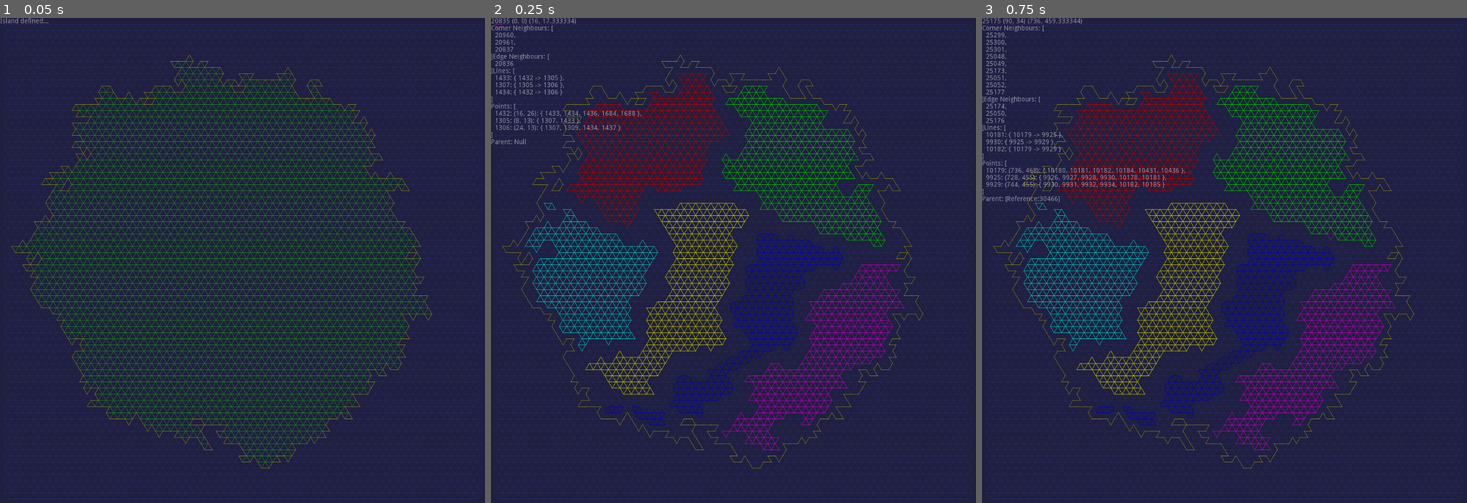
Above: before the commit, frames 1-3 (left to right).
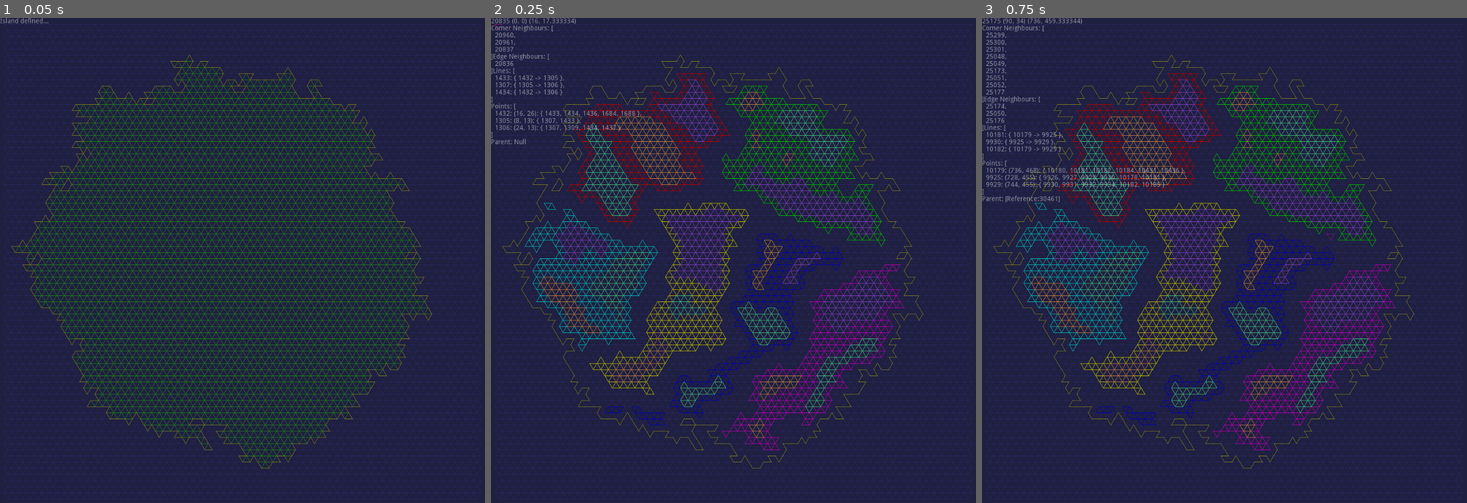
Above: after the commit, the same moments.

Repository: MichaelReel/2DMapGen_2022
Game: Godot game, scene res://PixelDrawn/TriBlobs.tscn
Two runs of this game, one before a commit and one after it. Both use one fixed random seed, a clock stepped at 60 frames per second and the inputs below. This scene is started directly instead of the project's main scene.
Inputs (mouse positions are in pixels of both pictures, inside the frame that each line leads up to):
- Up to frame 1 (0.05 s): no input
- Up to frame 2 (0.25 s): no input
- Up to frame 3 (0.75 s): tap Enter at 0.5 s; move the mouse to (1331, 236) at 0.52 s; click (1331, 236) at 0.67 s

Frame 1 is identical in both runs. In frame 2, 4.4% of the frame differs, in the area x 10-83%, y 12-87%; in frame 3, 4.4%.

Commit message:
Added sub-regions to regions, not going to refractor yet

Diff:
--- a/PixelDrawn/TriBlobs.gd
+++ b/PixelDrawn/TriBlobs.gd
@@ -3,12 +3,13 @@
 onready var status_label := $RichTextLabel
 onready var image := Image.new()
 onready var imageTexture := ImageTexture.new()
-onready var rng := RandomNumberGenerator.new()
 onready var ready := false
 onready var blob_done := false
 onready var edges_done := false
 onready var regions_done := false
+onready var sub_regions_done := false
 onready var borders_done := false
+onready var sub_borders_done := false
 
 const CELL_EDGE := 16.0
 const SEA_COLOR := Color8(32, 32, 64, 255)
@@ -27,12 +28,19 @@
 	Color8(192,   0, 192, 255),
 ]
 
+const SUB_REGION_COLORS := [
+	Color8(192, 128,  64, 255),
+	Color8( 64, 192, 128, 255),
+	Color8(128,  64, 192, 255),
+]
+
 const FRAME_TIME_MILLIS := 30
 
 var base_grid: BaseGrid
 var land_blob: TriBlob
 var mouse_tracker: MouseTracker
 var region_manager: RegionManager
+var sub_regions_manager: SubRegionManager
 
 
 class BasePoint:
@@ -413,15 +421,13 @@
 class TriBlob:
 	var _grid: BaseGrid
 	var _cells: Array
-	var _rng: RandomNumberGenerator
 	var _cell_limit: int
 	var _blob_front: Array
 	var _perimeter: Array
 
-	func _init(grid: BaseGrid, rng: RandomNumberGenerator, cell_limit: int = 1):
+	func _init(grid: BaseGrid, cell_limit: int = 1):
 		_grid = grid
 		_cells = []
-		_rng = rng
 		_cell_limit = cell_limit
 		_blob_front = []
 		_perimeter = []
@@ -478,7 +484,7 @@
 		var frame_end = OS.get_ticks_msec() + FRAME_TIME_MILLIS
 
 		while OS.get_ticks_msec() < frame_end and _cells.size() < _cell_limit:
-			_blob_front.shuffle()  # Note: uses the global rng
+			_blob_front.shuffle()
 			add_triangle_as_cell(_blob_front.back())
 
 		return false
@@ -512,7 +518,6 @@
 	var _debug_color: Color
 	var _cells: Array
 	var _region_front: Array
-	var _border_cells: Array
 
 	func _init(parent: TriBlob, start_triangle: BaseTriangle, debug_color: Color) -> void:
 		_parent = parent
@@ -537,17 +542,33 @@
 			if not neighbour in _region_front:
 				_region_front.append(neighbour)
 
+	func remove_triangle_as_cell(triangle: BaseTriangle) -> void:
+			triangle.set_parent(_parent)
+			_cells.erase(triangle)
+
 	func draw_triangles(image: Image) -> void:
 		for cell in _cells:
-			if not cell in _border_cells:
-				cell.draw_triangle_on_image(image, _debug_color)
+			cell.draw_triangle_on_image(image, _debug_color)
 
 	func find_borders() -> void:
+		var border_cells: Array = []
 		for cell in _cells:
 			if cell.count_neighbours_with_parent(self) < 3:
-				_border_cells.append(cell)
+				border_cells.append(cell)
 			elif cell.count_corner_neighbours_with_parent(self) < 9:
-				_border_cells.append(cell)
+				border_cells.append(cell)
+		# Return the border cells to the parent
+		for border_cell in border_cells:
+			remove_triangle_as_cell(border_cell)
+
+	func get_some_triangles(count: int) -> Array:
+		var random_cells = []
+		for _i in range(count):
+			random_cells.append(_cells[randi() % len(_cells)])
+		return random_cells
+
+	func get_debug_color() -> Color:
+		return _debug_color
 
 
 class RegionManager:
@@ -580,20 +601,110 @@
 		for region in _regions:
 			region.find_borders()
 
+	func get_regions() -> Array:
+		return _regions
+
+
+# I feel like I will look into refactoring this with the above:
+class SubRegion:
+	var _parent: Region
+	var _debug_color: Color
+	var _cells: Array
+	var _region_front: Array
+
+	func _init(parent: Region, start_triangle: BaseTriangle, debug_color: Color) -> void:
+		_parent = parent
+		_debug_color = debug_color
+		_cells = []
+		_region_front = [start_triangle]
+
+	func expand_tick() -> bool:
+		if _region_front.empty():
+			return true
+		_region_front.shuffle()
+		add_triangle_as_cell(_region_front.back())
+		return false
+
+	func add_triangle_as_cell(triangle: BaseTriangle) -> void:
+		triangle.set_parent(self)
+		_cells.append(triangle)
+		# Remove this one from the _blob_front
+		_region_front.erase(triangle)
+		# Add neighbours to _blob_front
+		for neighbour in triangle.get_neighbours_with_parent(_parent):
+			if not neighbour in _region_front:
+				_region_front.append(neighbour)
+
+	func remove_triangle_as_cell(triangle: BaseTriangle) -> void:
+			triangle.set_parent(_parent)
+			_cells.erase(triangle)
+
+	func draw_triangles(image: Image) -> void:
+		for cell in _cells:
+			cell.draw_triangle_on_image(image, _debug_color)
+
+	func find_borders() -> void:
+		var border_cells: Array = []
+		for cell in _cells:
+			if cell.count_neighbours_with_parent(self) < 3:
+				border_cells.append(cell)
+			elif cell.count_corner_neighbours_with_parent(self) < 9:
+				border_cells.append(cell)
+		# Return the border cells to the parent
+		for border_cell in border_cells:
+			remove_triangle_as_cell(border_cell)
+
+	func get_some_triangles(count: int) -> Array:
+		var random_cells = []
+		for _i in range(count):
+			random_cells.append(_cells[randi() % len(_cells)])
+		return random_cells
+
+
+class SubRegionManager:
+	var _regions: Array
+
+	func _init(parent_manager: RegionManager, colors: Array) -> void:
+		_regions = []
+		for parent in parent_manager.get_regions():
+			var start_triangles = parent.get_some_triangles(len(colors))
+			for i in range(len(colors)):
+				_regions.append(SubRegion.new(parent, start_triangles[i], colors[i]))
+
+	func expand_tick() -> bool:
+		var frame_end = OS.get_ticks_msec() + FRAME_TIME_MILLIS
+
+		while OS.get_ticks_msec() < frame_end:
+			var done = true
+			for region in _regions:
+				if not region.expand_tick():
+					done = false
+			if done: return true
+		return false
+
+	func draw_triangles(image: Image) -> void:
+		image.lock()
+		for region in _regions:
+			region.draw_triangles(image)
+		image.unlock()
+
+	func find_borders() -> void:
+		for region in _regions:
+			region.find_borders()
+
 
 func _ready() -> void:
 	status_label.text = "Starting..."
 	image.create(int(rect_size.x), int(rect_size.y), false, Image.FORMAT_RGBA8)
 	image.fill(SEA_COLOR)
-#	rng.seed = hash("island")
-	rng.seed = OS.get_system_time_msecs()
+	randomize()
 
 	base_grid = BaseGrid.new(CELL_EDGE, rect_size)
 	mouse_tracker = MouseTracker.new(base_grid, status_label)
 
 	var island_cells_target : int = (base_grid.get_cell_count() / 2)
 
-	land_blob = TriBlob.new(base_grid, rng, island_cells_target)
+	land_blob = TriBlob.new(base_grid, island_cells_target)
 
 	ready = true
 
@@ -633,11 +744,27 @@
 		status_label.text = "Regions defined..."
 		borders_done = true
 		region_manager.find_borders()
+		sub_regions_manager = SubRegionManager.new(region_manager, SUB_REGION_COLORS)
+
+	elif not sub_regions_done:
+		status_label.text = "Region borderss defined..."
+		base_grid.draw_grid(image, GRID_COLOR)
+		land_blob.draw_perimeter_lines(image, COAST_COLOR)
+		sub_regions_done = sub_regions_manager.expand_tick()
+		sub_regions_manager.draw_triangles(image)
+		imageTexture.create_from_image(image)
+		texture = imageTexture
+
+	elif not sub_borders_done:
+		status_label.text = "Sub Regions defined..."
+		sub_borders_done = true
+		sub_regions_manager.find_borders()
 
 	else:
 		status_label.text = ""
 		base_grid.draw_grid(image, GRID_COLOR)
 		region_manager.draw_triangles(image)
+		sub_regions_manager.draw_triangles(image)
 		land_blob.draw_perimeter_lines(image, COAST_COLOR)
 		mouse_tracker.update_mouse_coords(get_viewport().get_mouse_position())
 		mouse_tracker.draw_triangle_closest_to_mouse(image, CURSOR_COLOR)
